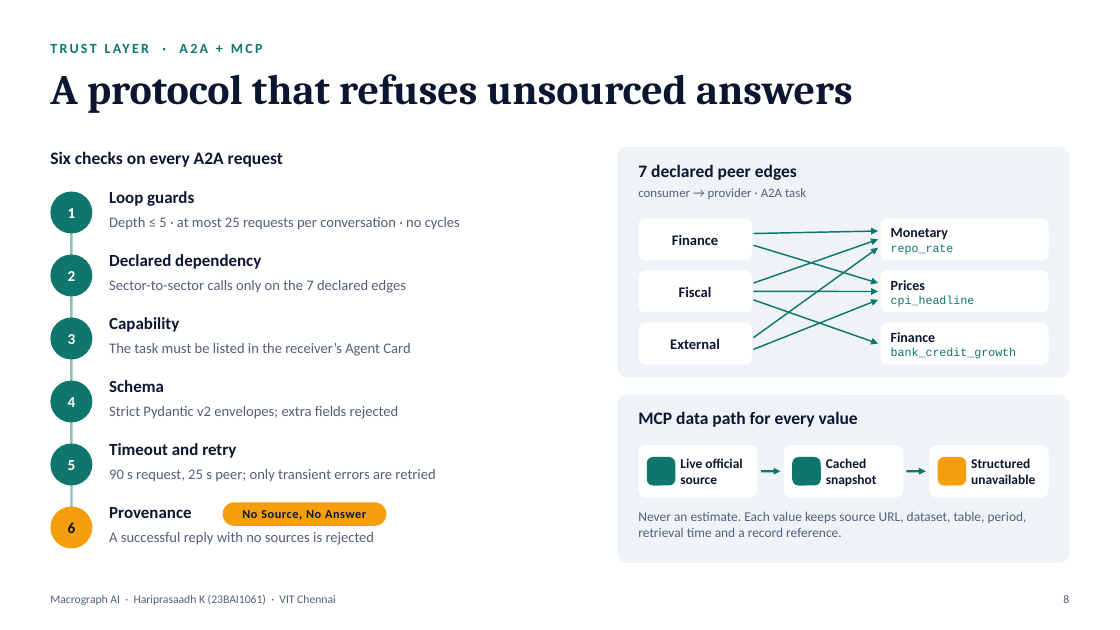
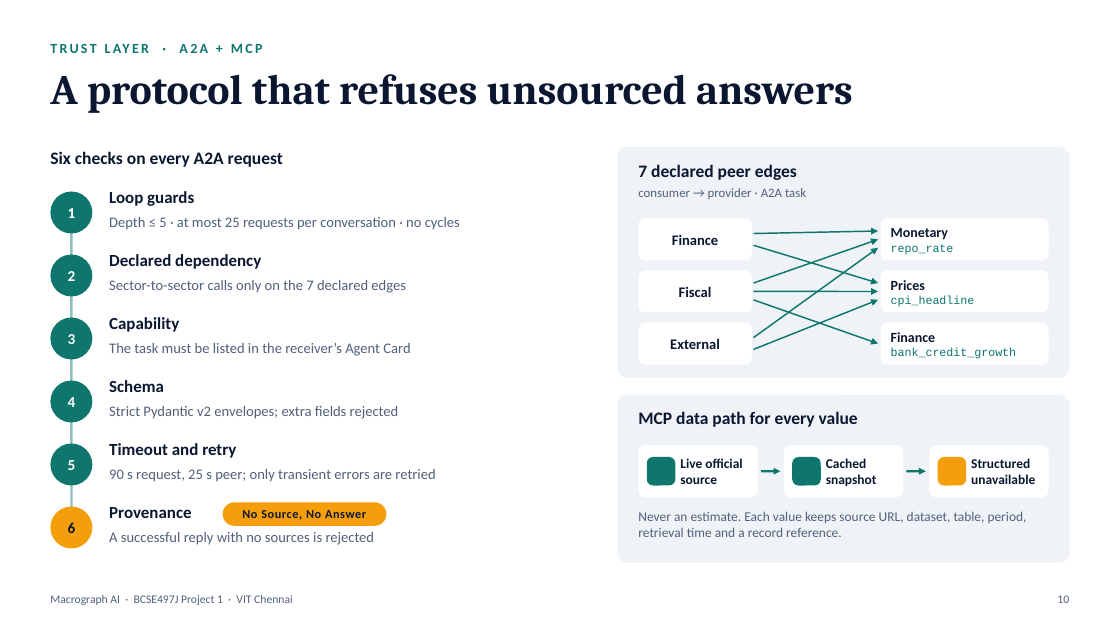
Before and after one commit to Hariprasaadh/macrograph-ai, a slide deck: slide 10 of docs/detailed/Macrograph_AI_Presentation.pptx (slide 8 before the commit). Drawn at 1120x630 pixels with LibreOffice and Linux fonts; fonts in the diff are those of the drawing; background and template pictures are left out. Boxes give left, top, right and bottom in pixels: in the first picture for what was removed or moved away, otherwise in the second. Text is boxed around its words. In the diff, an @@ line names an element or a change of style, - is before the commit and + after.

```diff
--- a/docs/detailed/Macrograph_AI_Presentation.pptx
+++ b/docs/detailed/Macrograph_AI_Presentation.pptx
@@ text at (50,595,293,605): text changed @@
-Macrograph AI · Hariprasaadh K (23BAI1061) · VIT Chennai
+Macrograph AI · BCSE497J Project 1 · VIT Chennai
@@ page number at (1057,595,1069,603): text changed @@
-8
+10
```
Also in this commit, not shown: 13 other slides changed, 6 slides added, 1 slide removed, 3 other files.
